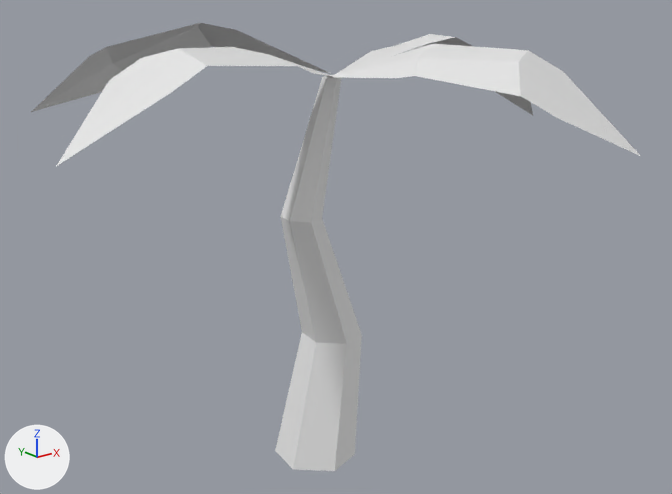
The FBX model Content/Models/PalmTree.fbx as it was, and as the next commit left it.
The view is the same before and after, from a 50 mm lens placed at (-0.0265, -0.0353, 0.0253), pointed at (0.001, -0.0009, 0.0115). Lighting does not change. The marker at lower left points along +X, +Y and +Z. Where no turn or scale is listed for an object, it has been applied to the vertices.

Script lines for the objects in view, before the commit:
```python
me_palmtree = bpy.data.meshes.new('Palmtree')
me_palmtree.from_pydata(...)  # 72 vertices, 44 faces; spans x -0.0129..0.0161, y -0.0187..0.0027, z -0.0185..0.0041
# faces by material slot: [6, 6, 6, 6, 20]
me_palmtree.materials.append(mat_material_008)  # white #e7e7e7
me_palmtree.materials.append(mat_material_006)  # white #e7e7e7
me_palmtree.materials.append(mat_material_007)  # white #e7e7e7
me_palmtree.materials.append(mat_material_005)  # white #e7e7e7
me_palmtree.materials.append(mat_material_004)  # white #e7e7e7
ob_palmtree = bpy.data.objects.new('Palmtree', me_palmtree)
ob_palmtree.location = (-0.00035, 0.00671, 0.01816)
```
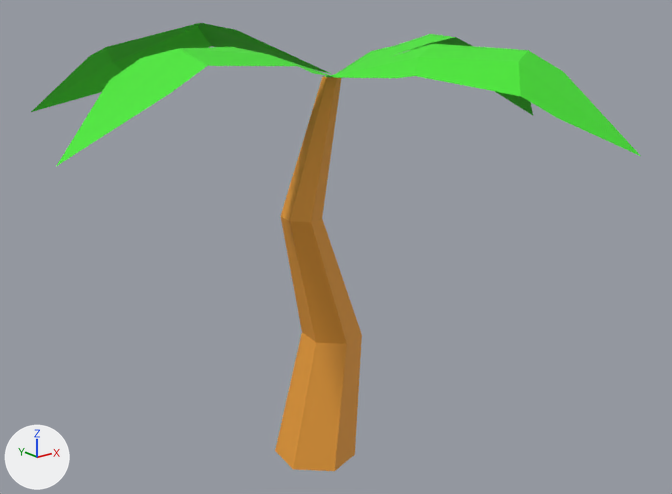
The newer file is also turned or shifted as a whole; pictures and numbers use the older file's frame.

Boxes (x1, y1, x2, y2) around the edits, measured in the pictures (672 x 494 px):
part 1 of me_palmtree, recoloured (white to green): (31, 23, 331, 112) in both
part 2 of me_palmtree, recoloured (white to green): (328, 44, 641, 156) in both
part 3 of me_palmtree, recoloured (white to green): (57, 47, 333, 166) in both
part 4 of me_palmtree, recoloured (white to green): (338, 34, 533, 115) in both
part 5 of me_palmtree, recoloured (white to orange): (275, 76, 362, 471) in both

Patch to the scene script:
```diff
--- a/Content/Models/PalmTree.fbx.py
+++ b/Content/Models/PalmTree.fbx.py
@@ mat_material_009 @@
+mat_material_009 = principled_material('Material.009')
+mat_material_009.base_color = (0.8, 0.327, 0.0339)  # orange #e79b34
+mat_material_009.roughness = 0.69
@@ mat_material @@
+mat_material = principled_material('Material')
+mat_material.base_color = (0.0585, 0.8, 0.0258)  # green #44e72d
+mat_material.roughness = 0.69
@@ me_palmtree @@
 me_palmtree.from_pydata(...)  # 72 vertices, 44 faces; spans x -0.0129..0.0161, y -0.0187..0.0027, z -0.0185..0.0041
 # used by ob_palmtree; location = (-0.00035, 0.00671, 0.01816)
+# me_palmtree part 1: all 6 faces that had it switch from mat_material_008 (white #e7e7e7) to mat_material (green #44e72d)
+# me_palmtree part 2: all 6 faces that had it switch from mat_material_006 (white #e7e7e7) to mat_material (green #44e72d)
+# me_palmtree part 3: all 6 faces that had it switch from mat_material_007 (white #e7e7e7) to mat_material (green #44e72d)
+# me_palmtree part 4: all 6 faces that had it switch from mat_material_005 (white #e7e7e7) to mat_material (green #44e72d)
+# me_palmtree part 5: all 19 faces centred in x -0.0002..0.003, y -0.008..-0.005, z -0.0184..-0.0017 switch from mat_material_004 (white #e7e7e7) to mat_material_009 (orange #e79b34)
```
